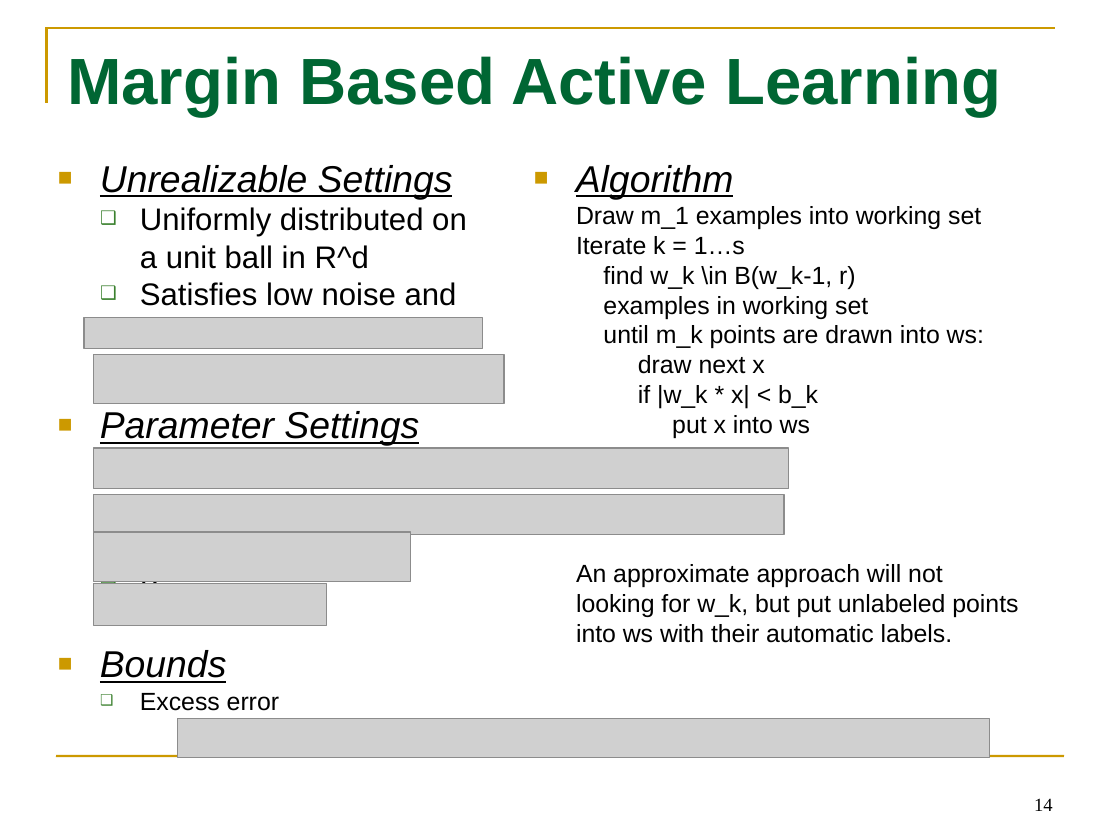
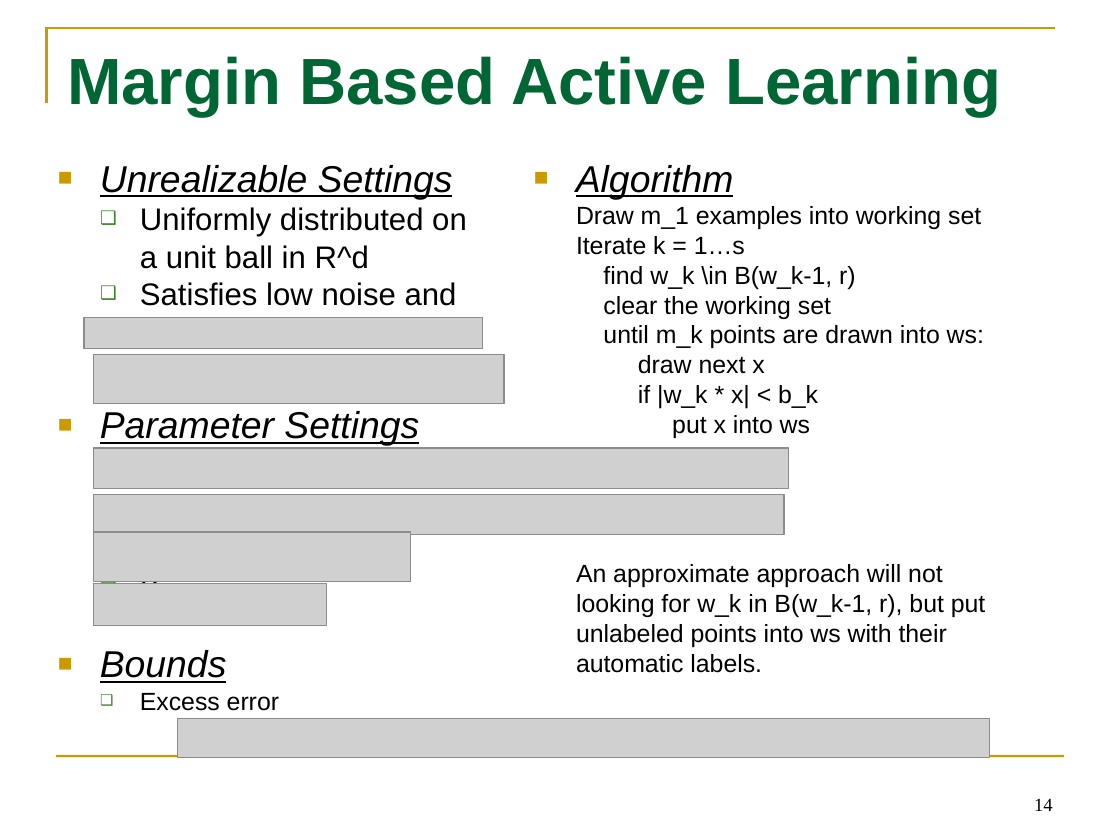
Before and after one commit to tttyy/Active-Learning, a slide deck: slide 14 of presentation/Activelearning.pptx. Drawn at 1120x840 pixels with LibreOffice and Linux fonts; fonts in the diff are those of the drawing; grey boxes stand for pictures. Boxes give left, top, right and bottom in pixels: in the first picture for what was removed or moved away, otherwise in the second. Text is boxed around its words. In the diff, an @@ line names an element or a change of style, - is before the commit and + after.

Commit message:
update slides

```diff
--- a/presentation/Activelearning.pptx
+++ b/presentation/Activelearning.pptx
@@ text at [576,206,984,348]: text changed @@
-  Draw m_1 examples into working set
-  Iterate k = 1…s
-  find w_k \in B(w_k-1, r)
-  examples in working set
-  until m_k points are drawn into ws:
+  Draw m_1 examples into working set
+  Iterate k = 1…s
+  find w_k \in B(w_k-1, r)
+  clear the working set
+  until m_k points are drawn into ws:
@@ text at [576,415,985,673]: text changed @@
-  put x into ws
-  An approximate approach will not looking for w_k, but put unlabeled points into ws with their automatic labels.
+  put x into ws
+  An approximate approach will not looking for w_k in B(w_k-1, r), but put unlabeled points into ws with their automatic labels.
```
Also in this commit, not shown: 5 other slides changed, 2 slides added, 1 slide removed.
